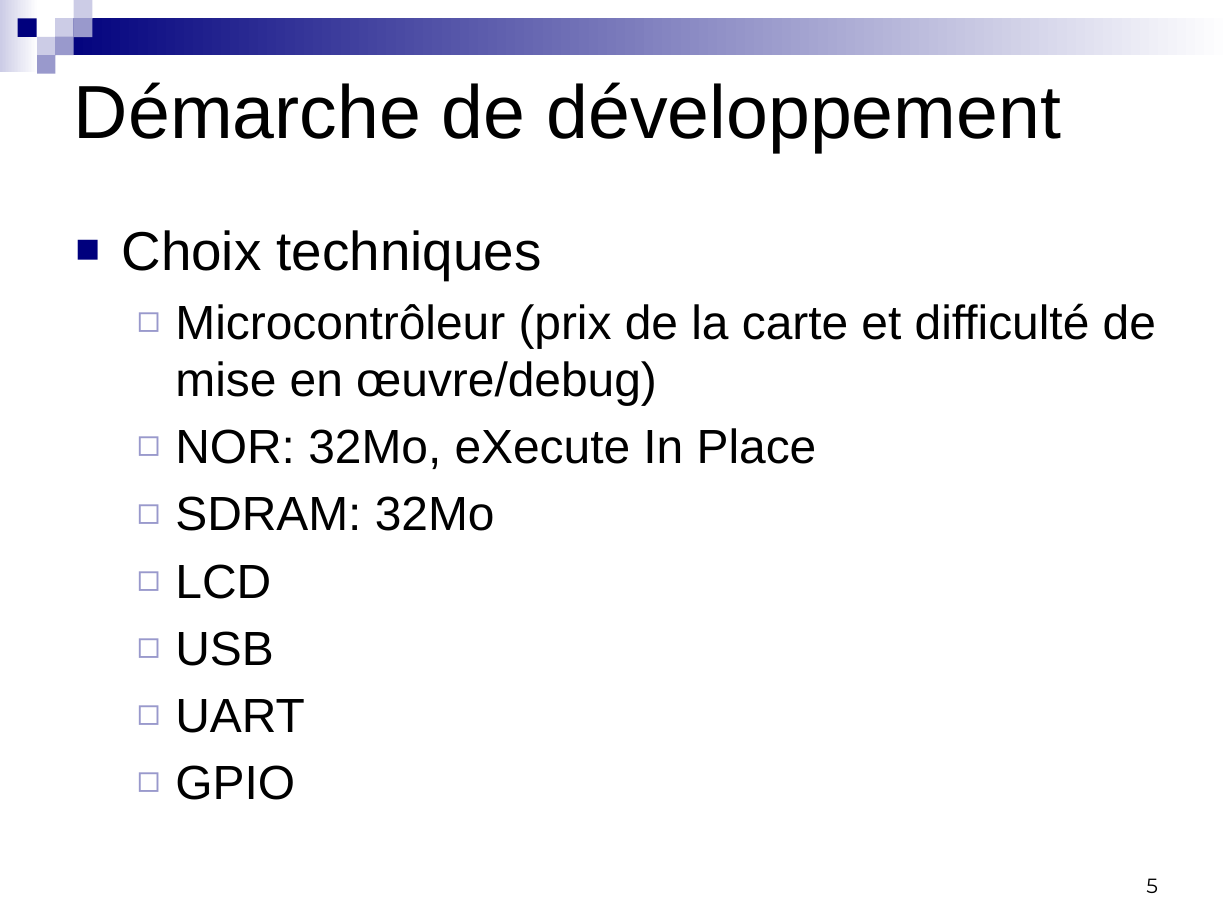
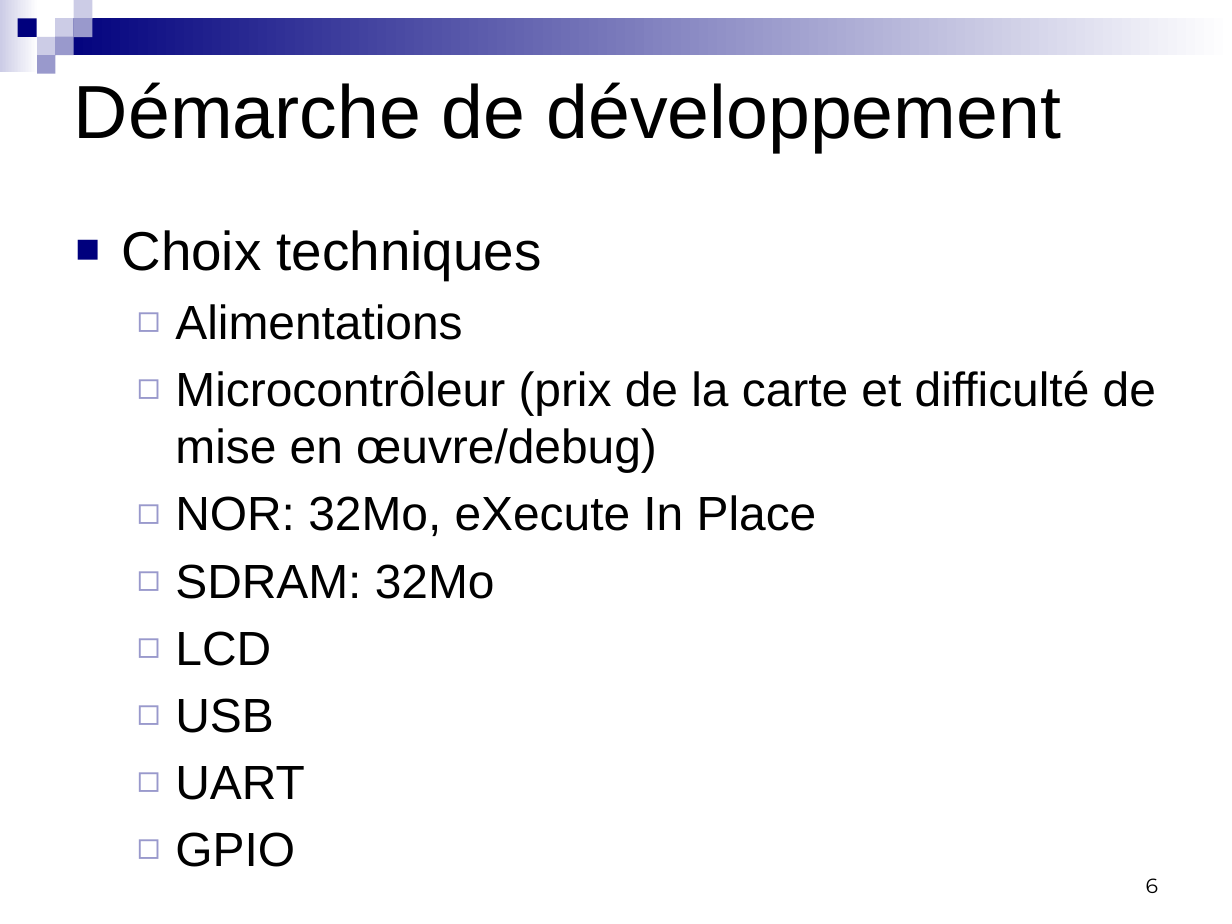
Before and after one commit to badrbouslikhin/Beluga, a slide deck: slide 6 of Rendu/PresentationFinale/Binome13PresentationFinalePRT.pptx (slide 5 before the commit). Drawn at 1232x924 pixels with LibreOffice and Linux fonts; fonts in the diff are those of the drawing. Boxes give left, top, right and bottom in pixels: in the first picture for what was removed or moved away, otherwise in the second. Text is boxed around its words. In the diff, an @@ line names an element or a change of style, - is before the commit and + after.

```diff
--- a/Rendu/PresentationFinale/Binome13PresentationFinalePRT.pptx
+++ b/Rendu/PresentationFinale/Binome13PresentationFinalePRT.pptx
@@ text at bbox=[175, 304, 462, 340]: paragraph added @@
+  ◻ Alimentations
@@ page number at bbox=[1146, 878, 1158, 893]: text changed @@
-5
+6
```
Also in this commit, not shown: 8 other slides changed, 1 slide added.
